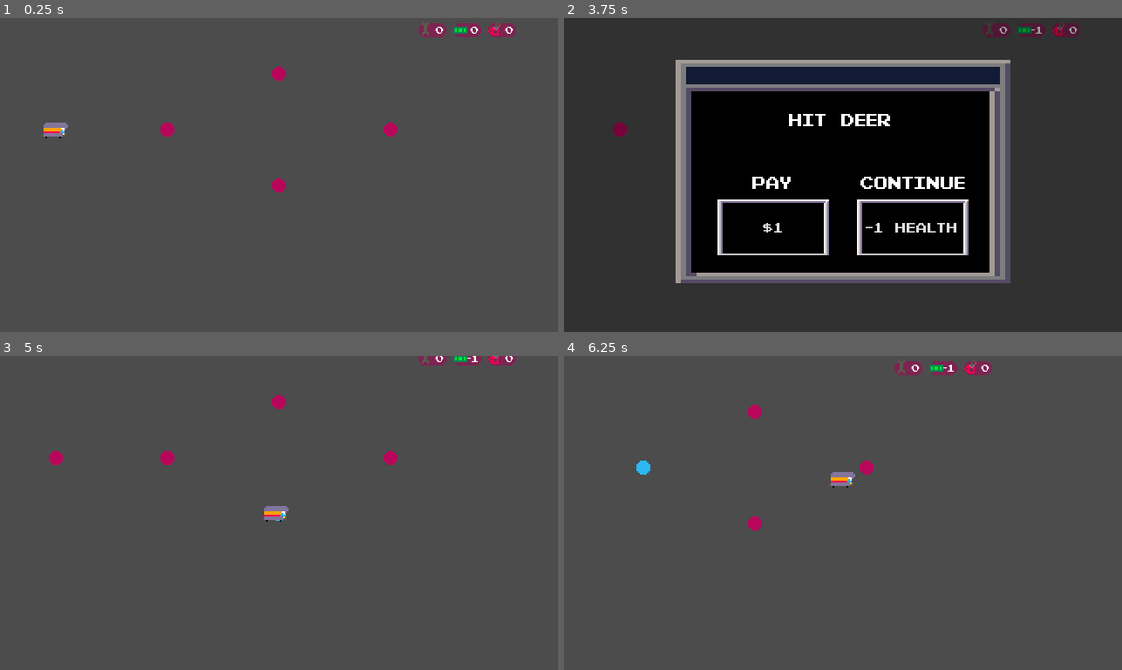
Above: before the commit, frames 1-4 (two rows, left to right).
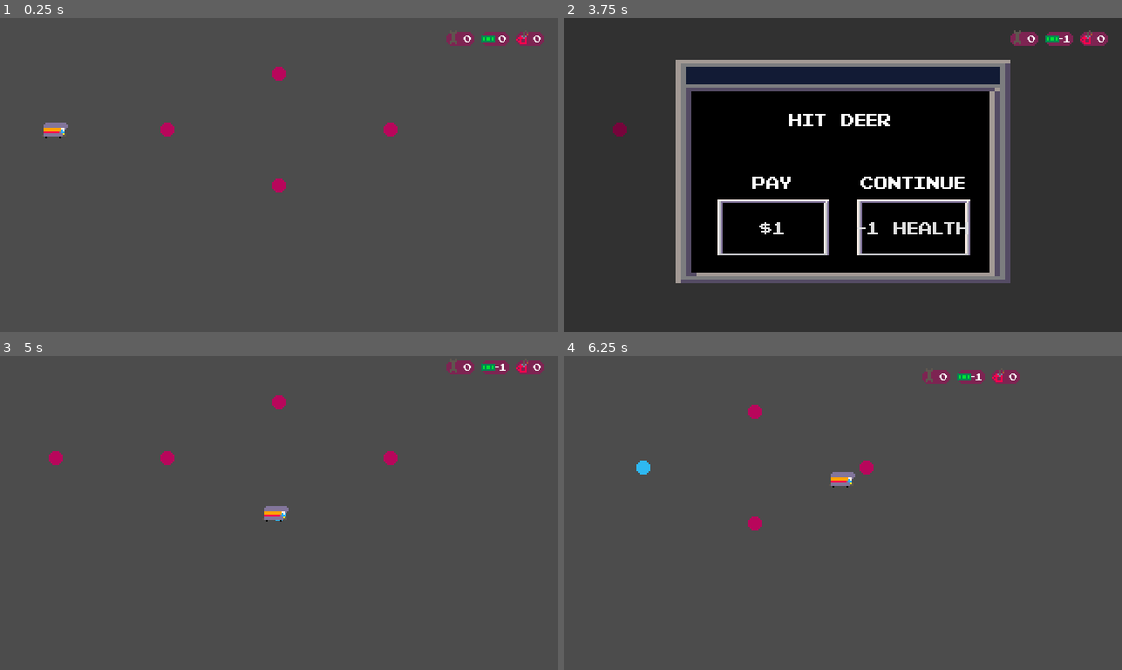
Above: after the commit, the same moments.

Repository: youssefevan/global-game-jam-2023
Game: Godot game, scene res://Scenes/TestingGrounds.tscn
Same seed, same stepped clock (60 frames per second), same inputs: the game is played once before the commit and once after it. This scene is started directly instead of the project's main scene.
Inputs (mouse positions are in pixels of both pictures, inside the frame that each line leads up to):
- Up to frame 1 (0.25 s): no input
- Up to frame 2 (3.75 s): tap Enter at 0.5 s; move the mouse to (619, 131) at 0.52 s; click (619, 131) at 0.6 s; tap Space at 1.25 s; move the mouse to (731, 131) at 1.27 s; click (731, 131) at 1.35 s; click "$1" at 2 s; move the mouse to (843, 184) at 2.77 s; click (843, 184) at 2.85 s; move the mouse to (843, 74) at 3.52 s; click (843, 74) at 3.6 s
- Up to frame 3 (5 s): click "-1 health" at 4.25 s
- Up to frame 4 (6.25 s): move the mouse to (954, 459) at 5.02 s; click (954, 459) at 5.1 s; move the mouse to (675, 465) at 5.77 s; click (675, 465) at 5.85 s

The runs differ from the first frame. In frame 1, 1.0% of the frame differs, in the area x 75-98%, y 1-9%; in frame 2, 1.7%, in the area x 35-98%, y 1-76%; in frame 3, 0.8%; in frame 4, 1.0%.

Commit message:
gui test

Diff:
--- a/Global Game Jam 2023/Scenes/TestingGrounds.tscn
+++ b/Global Game Jam 2023/Scenes/TestingGrounds.tscn
@@ -30,12 +30,14 @@
 position = Vector2( 64, 44 )
 starting_city_node = NodePath("../City")
 
-[node name="GUI" parent="." instance=ExtResource( 3 )]
-margin_left = 240.0
-margin_right = 316.0
-
 [node name="Encounter" parent="." instance=ExtResource( 4 )]
 visible = false
+
+[node name="GUI" parent="." instance=ExtResource( 3 )]
+margin_left = 256.0
+margin_top = 5.0
+margin_right = 332.0
+margin_bottom = 19.0
 
 [connection signal="new_target_city" from="City" to="Player" method="_on_City_new_target_city"]
 [connection signal="new_target_city" from="City2" to="Player" method="_on_City2_new_target_city"]
--- a/Global Game Jam 2023/Sprites/Themes/checktheme.tres
+++ b/Global Game Jam 2023/Sprites/Themes/checktheme.tres
@@ -8,7 +8,7 @@
 [ext_resource path="res://Sprites/window2click.png" type="Texture" id=6]
 
 [sub_resource type="DynamicFont" id=1]
-size = 8
+size = 10
 font_data = ExtResource( 3 )
 
 [sub_resource type="StyleBoxTexture" id=3]
